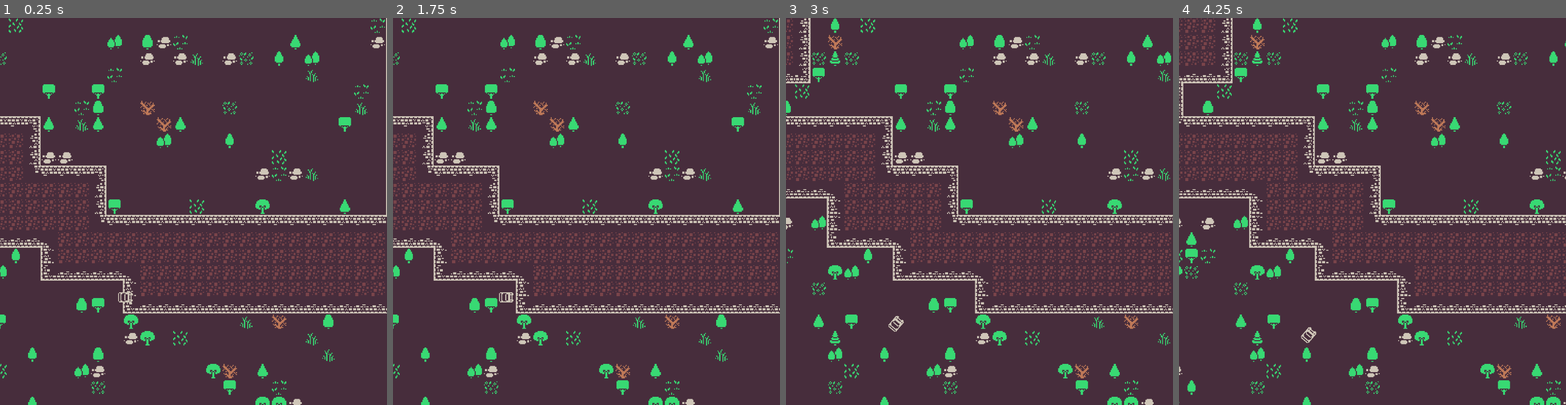
Above: before the commit, frames 1-4 (left to right).
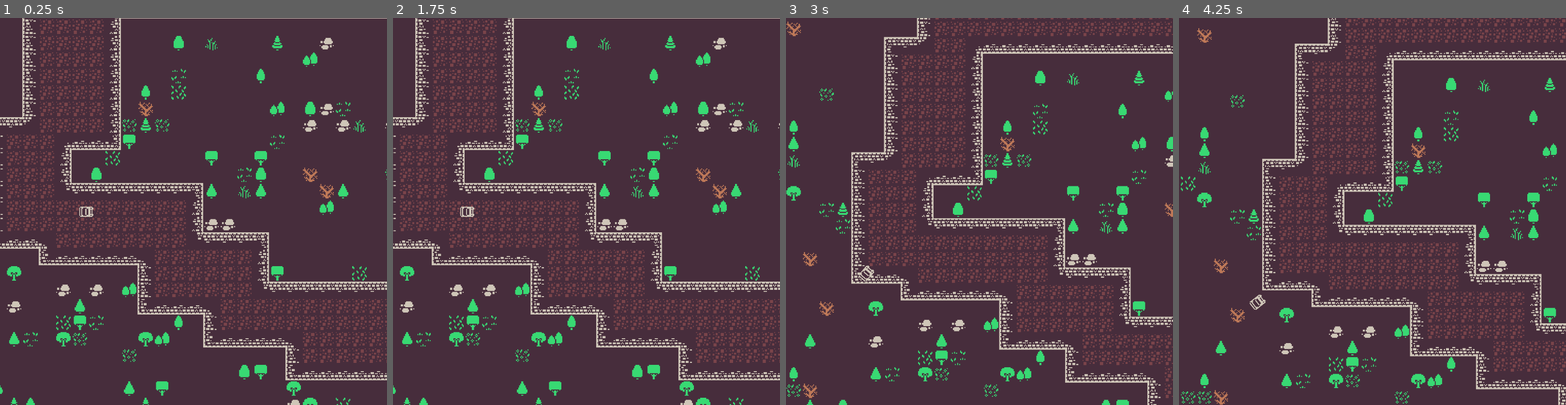
Above: after the commit, the same moments.

Repository: melhor-ia/Race-yourself
Game: Godot game, scene res://game.tscn
The game is run twice, just before and just after one commit, with the same random seed, the same clock (stepped at 60 frames per second) and the same inputs.
Inputs:
- Up to frame 1 (0.25 s): no input
- Up to frame 2 (1.75 s): tap Enter at 0.5 s; hold D (move_right) 0.53-1.28 s; tap Space at 1.25 s; hold S (move_down) from 1.28 s (still down)
- Up to frame 3 (3 s): release S (move_down) at 2.03 s; hold D (move_right) 2.03-2.78 s; hold W (move_up) from 2.78 s (still down)
- Up to frame 4 (4.25 s): release W (move_up) at 3.53 s; hold A (move_left) from 3.53 s (still down)

The runs differ from the first frame. In frame 1, 22% of the frame differs, in the area x 0-100%, y 0-100%; in frame 2, 22%; in frame 3, 23%; in frame 4, 24%.

Commit message:
mino improvements

Diff:
--- /dev/null
+++ b/race-yourself/elements/camera_2d.tscn
@@ -0,0 +1,19 @@
+[gd_scene format=3 uid="uid://b2xui18qto4xn"]
+
+[node name="Camera2D" type="Camera2D"]
+zoom = Vector2(0.85, 0.85)
+process_callback = 0
+limit_left = -1475
+limit_top = -2205
+limit_right = 1820
+limit_bottom = 420
+position_smoothing_enabled = true
+position_smoothing_speed = 3.0
+drag_horizontal_enabled = true
+drag_vertical_enabled = true
+drag_left_margin = 0.1
+drag_top_margin = 0.1
+drag_right_margin = 0.1
+drag_bottom_margin = 0.1
+editor_draw_limits = true
+editor_draw_drag_margin = true
--- a/race-yourself/elements/camera_body/camera_body.gd
+++ /dev/null
@@ -1,14 +0,0 @@
-extends CharacterBody2D
-
-@export var tracker:Marker2D
-@export var tolerance_range:float = 300
-
-func _physics_process(delta: float) -> void:
-	_slide_to_focus(delta)
-
-func _slide_to_focus(delta:float) -> void:
-	var goal:Vector2 = tracker.global_position
-	var direction:Vector2 = (goal - global_position).normalized()
-	var distance:float = (goal - global_position).length()
-
-	global_position = global_position + (distance*direction)
--- a/race-yourself/elements/delorian/de_lorean.gd
+++ b/race-yourself/elements/delorian/de_lorean.gd
@@ -19,12 +19,12 @@
 
 func _physics_process(delta: float) -> void:
 	if is_active:
-		#$Camera2D.enabled = true
+		$Camera2D.enabled = true
 		acceleration = Vector2.ZERO
 		get_input()  # Take input from player
 		calculate_steering(delta)  # Apply turning logic based on steering
-	#else:
-		#$Camera2D.enabled = false
+	else:
+		$Camera2D.enabled = false
 
 	velocity += acceleration * delta  # Apply the resulting acceleration to the velocity
 	apply_friction(delta)  # Apply friction forces to the car
@@ -72,6 +72,17 @@
 	var traction = traction_slow
 	if velocity.length() > slip_speed:
 		traction = traction_fast
+		if steer_direction  != 0:
+			$GPUParticles2D.rotation = steer_direction
+			$GPUParticles2D.emitting = true
+			$GPUParticles2D2.rotation = steer_direction
+			$GPUParticles2D2.emitting = true
+		else:
+			$GPUParticles2D.emitting = false
+			$GPUParticles2D2.emitting = false
+	else:
+		$GPUParticles2D.emitting = false
+		$GPUParticles2D2.emitting = false
 
 	# Dot product represents how aligned the new heading is with the current velocity direction
 	var d = new_heading.dot(velocity.normalized())
--- a/race-yourself/elements/delorian/de_lorean.tscn
+++ b/race-yourself/elements/delorian/de_lorean.tscn
@@ -1,6 +1,7 @@
-[gd_scene load_steps=5 format=3 uid="uid://li3xwo4ws2fo"]
+[gd_scene load_steps=6 format=3 uid="uid://li3xwo4ws2fo"]
 
 [ext_resource type="Script" uid="uid://b3l765sw1qiux" path="res://elements/delorian/de_lorean.gd" id="1_jxhqk"]
+[ext_resource type="Material" uid="uid://c48rld4sigxy1" path="res://elements/delorian/particles.tres" id="2_2pjhi"]
 [ext_resource type="Texture2D" uid="uid://4ol3e3s0f7nh" path="res://assets/colored_packed.png" id="2_jxhqk"]
 
 [sub_resource type="AtlasTexture" id="AtlasTexture_2pjhi"]
@@ -12,8 +13,19 @@
 
 [node name="DeLorean" type="CharacterBody2D"]
 script = ExtResource("1_jxhqk")
+slip_speed = 600
 traction_fast = 5.0
 is_active = true
+
+[node name="GPUParticles2D" type="GPUParticles2D" parent="."]
+position = Vector2(-15, -13)
+amount = 3000
+process_material = ExtResource("2_2pjhi")
+
+[node name="GPUParticles2D2" type="GPUParticles2D" parent="."]
+position = Vector2(-15, 13)
+amount = 3000
+process_material = ExtResource("2_2pjhi")
 
 [node name="Sprite2D" type="Sprite2D" parent="."]
 position = Vector2(10, 1)
--- /dev/null
+++ b/race-yourself/elements/delorian/particles.tres
@@ -0,0 +1,26 @@
+[gd_resource type="ParticleProcessMaterial" load_steps=5 format=3 uid="uid://c48rld4sigxy1"]
+
+[sub_resource type="Gradient" id="Gradient_jxhqk"]
+offsets = PackedFloat32Array(0, 0.618182, 0.781818, 1)
+colors = PackedColorArray(0, 0, 0, 1, 0.1, 0.1, 0.1, 1, 0.205117, 0.205117, 0.205117, 0.768627, 0.266667, 0.266667, 0.266667, 0)
+
+[sub_resource type="GradientTexture1D" id="GradientTexture1D_2pjhi"]
+gradient = SubResource("Gradient_jxhqk")
+
+[sub_resource type="Curve" id="Curve_jxhqk"]
+_data = [Vector2(0, 1), 0.0, 0.0, 0, 0, Vector2(1, 0), 0.0, 0.0, 0, 0]
+point_count = 2
+
+[sub_resource type="CurveTexture" id="CurveTexture_2pjhi"]
+curve = SubResource("Curve_jxhqk")
+
+[resource]
+particle_flag_disable_z = true
+emission_shape = 4
+emission_point_count = 1
+spread = 0.0
+gravity = Vector3(0, 0, 0)
+scale_min = 10.0
+scale_max = 10.0
+scale_curve = SubResource("CurveTexture_2pjhi")
+color_ramp = SubResource("GradientTexture1D_2pjhi")
--- a/race-yourself/game.tscn
+++ b/race-yourself/game.tscn
@@ -1,8 +1,8 @@
-[gd_scene load_steps=7 format=4 uid="uid://cocthpek3s5dk"]
+[gd_scene load_steps=6 format=4 uid="uid://cocthpek3s5dk"]
 
 [ext_resource type="PackedScene" uid="uid://li3xwo4ws2fo" path="res://elements/delorian/de_lorean.tscn" id="1_80nbo"]
 [ext_resource type="Texture2D" uid="uid://4ol3e3s0f7nh" path="res://assets/colored_packed.png" id="2_e2o6t"]
-[ext_resource type="Script" uid="uid://b2f8xs7nb6yjk" path="res://elements/camera_body/camera_body.gd" id="3_feb5d"]
+[ext_resource type="PackedScene" uid="uid://b2xui18qto4xn" path="res://elements/camera_2d.tscn" id="3_feb5d"]
 
 [sub_resource type="TileSetAtlasSource" id="TileSetAtlasSource_feb5d"]
 texture = ExtResource("2_e2o6t")
@@ -1284,9 +1284,6 @@
 terrain_set_1/terrain_0/color = Color(0.24744, 0.171072, 1, 1)
 sources/0 = SubResource("TileSetAtlasSource_feb5d")
 
-[sub_resource type="CircleShape2D" id="CircleShape2D_e2o6t"]
-radius = 41.0122
-
 [node name="Game" type="Node2D"]
 
 [node name="TileMapLayer" type="TileMapLayer" parent="."]
@@ -1295,34 +1292,8 @@
 tile_set = SubResource("TileSet_fc0e3")
 
 [node name="DeLorean" parent="." instance=ExtResource("1_80nbo")]
+position = Vector2(-785, -593)
+engine_power = 250
 
-[node name="Marker2D" type="Marker2D" parent="DeLorean"]
-position = Vector2(273, 0)
-
-[node name="CameraBody" type="CharacterBody2D" parent="." node_paths=PackedStringArray("tracker")]
-position = Vector2(275, 0)
-collision_layer = 0
-collision_mask = 2
-script = ExtResource("3_feb5d")
-tracker = NodePath("../DeLorean/Marker2D")
-
-[node name="CollisionShape2D" type="CollisionShape2D" parent="CameraBody"]
-shape = SubResource("CircleShape2D_e2o6t")
-
-[node name="Camera2D" type="Camera2D" parent="CameraBody"]
-zoom = Vector2(0.85, 0.85)
-process_callback = 0
-limit_left = -1475
-limit_top = -2205
-limit_right = 1820
-limit_bottom = 420
-position_smoothing_enabled = true
-position_smoothing_speed = 3.0
-drag_horizontal_enabled = true
-drag_vertical_enabled = true
-drag_left_margin = 0.1
-drag_top_margin = 0.1
-drag_right_margin = 0.1
-drag_bottom_margin = 0.1
-editor_draw_limits = true
-editor_draw_drag_margin = true
+[node name="Camera2D" parent="DeLorean" instance=ExtResource("3_feb5d")]
+position = Vector2(427, 0)
--- a/race-yourself/project.godot
+++ b/race-yourself/project.godot
@@ -63,4 +63,6 @@
 [rendering]
 
 textures/canvas_textures/default_texture_filter=0
+renderer/rendering_method="gl_compatibility"
+renderer/rendering_method.mobile="gl_compatibility"
 environment/defaults/default_clear_color=Color(0.278431, 0.176471, 0.235294, 1)
Not shown, removed: race-yourself/elements/camera_body/camera_body.gd.uid
